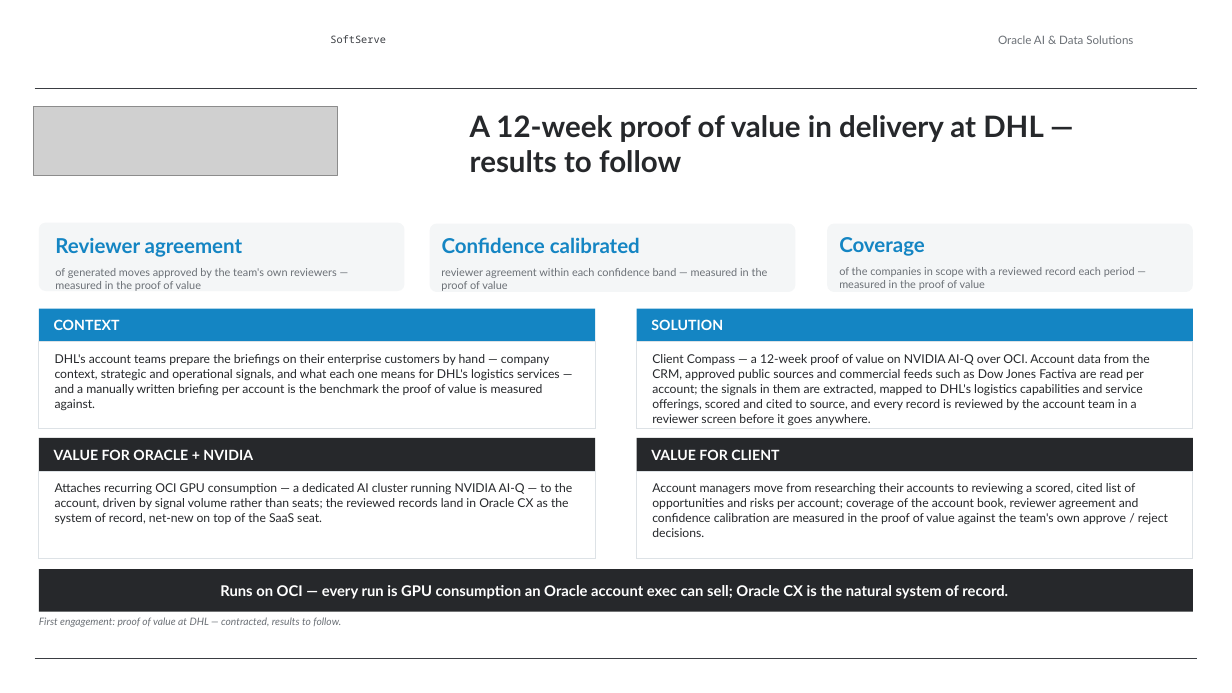
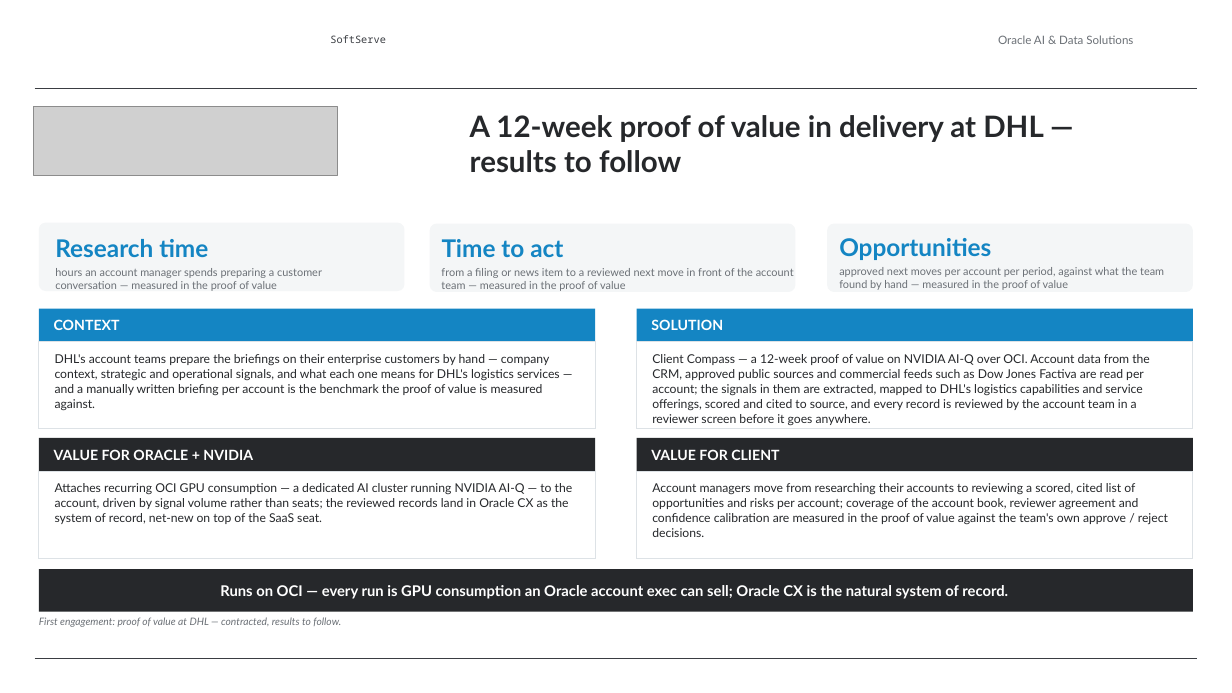
Before and after one commit to alexey-orlov/AO-Personal-OS, a slide deck: slide 5 of outputs/oracle-packs/account-insights/artifacts/account-insights-sales-deck.pptx. Drawn at 1232x693 pixels with LibreOffice and Linux fonts; fonts in the diff are those of the drawing; grey boxes stand for pictures; background and template pictures are left out. Boxes give left, top, right and bottom in pixels: in the first picture for what was removed or moved away, otherwise in the second. Text is boxed around its words. In the diff, an @@ line names an element or a change of style, - is before the commit and + after.

```diff
--- a/outputs/oracle-packs/account-insights/artifacts/account-insights-sales-deck.pptx
+++ b/outputs/oracle-packs/account-insights/artifacts/account-insights-sales-deck.pptx
@@ text at [55, 239, 208, 257]: text changed; size 16 to 19 pt @@
-Reviewer agreement
+Research time
@@ text at [442, 239, 563, 257]: text changed; size 16 to 19 pt @@
-Confidence calibrated
+Time to act
@@ text at [839, 238, 991, 260]: text changed; size 16 to 19 pt @@
-Coverage
+Opportunities
@@ text at [55, 268, 322, 291]: text changed @@
-of generated moves approved by the team's own reviewers — measured in the proof of value
+hours an account manager spends preparing a customer conversation — measured in the proof of value
@@ text at [441, 268, 794, 291]: text changed @@
-reviewer agreement within each confidence band — measured in the proof of value
+from a filing or news item to a reviewed next move in front of the account team — measured in the proof of value
@@ text at [839, 267, 1164, 290]: text changed @@
-of the companies in scope with a reviewed record each period — measured in the proof of value
+approved next moves per account per period, against what the team found by hand — measured in the proof of value
```
Also in this commit, not shown: 3 other slides changed, 5 other files.
